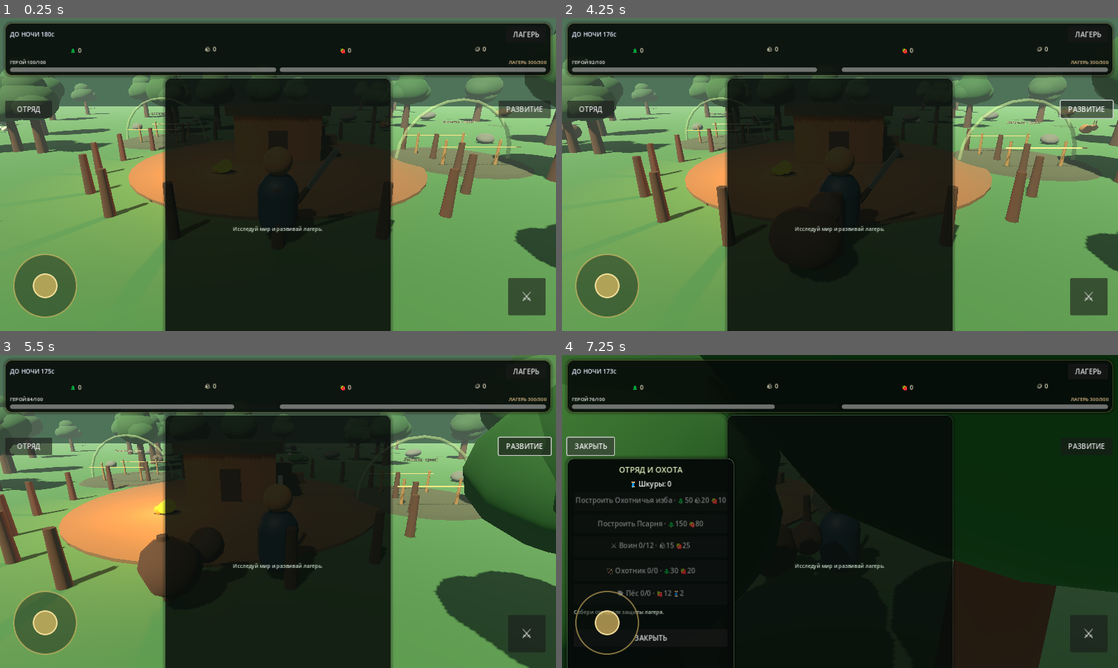
Above: before the commit, frames 1-4 (two rows, left to right).
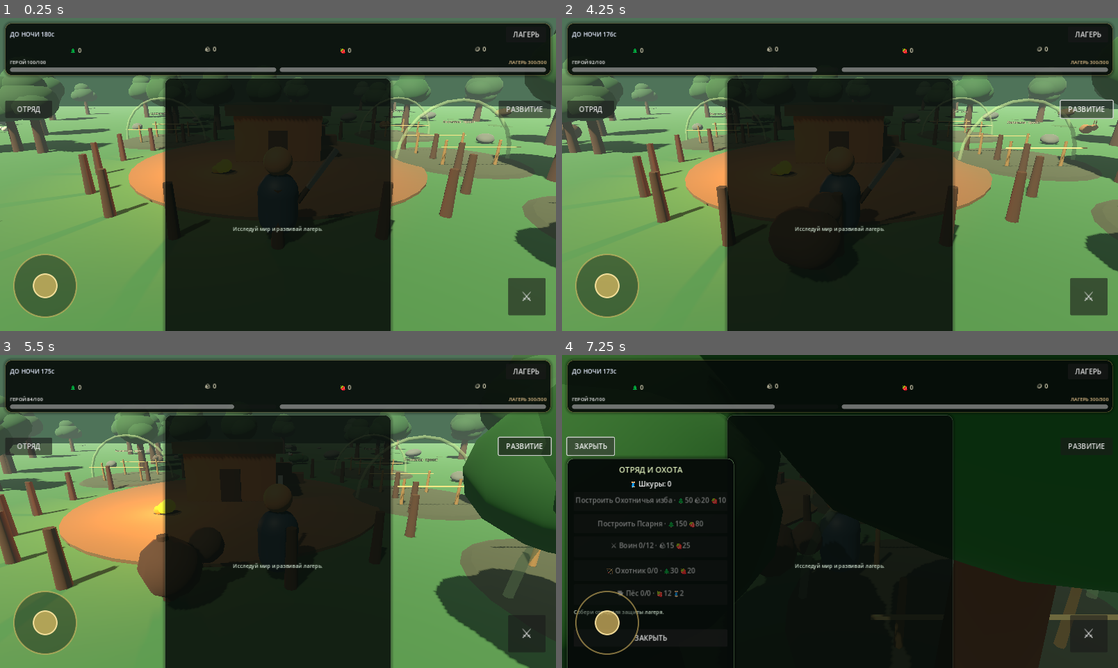
Above: after the commit, the same moments.

Repository: uniafing-ship-it/my-camp-game
Game: Godot game, scene res://scenes/Main.tscn
Same seed, same stepped clock (60 frames per second), same inputs: the game is played once before the commit and once after it.
Inputs (mouse positions are in pixels of both pictures, inside the frame that each line leads up to):
- Up to frame 1 (0.25 s): no input
- Up to frame 2 (4.25 s): click "ЛАГЕРЬ" at 0.5 s; click "ЗАКРЫТЬ" at 1.25 s; click "⚔" at 2 s; click "РАЗВИТИЕ" at 2.75 s; tap Enter at 3.5 s; drag from (606, 287) to (895, 105) at 3.52 s
- Up to frame 3 (5.5 s): drag from (166, 527) to (250, 574) at 4.27 s; move the mouse to (333, 442) at 5.02 s; hold D from 5.03 s (still down); hold Shift from 5.03 s (still down)
- Up to frame 4 (7.25 s): release D at 5.75 s; release Shift at 5.75 s; drag from (812, 574) to (673, 464) at 5.77 s; click "ОТРЯД" at 6.5 s

The runs differ from the first frame. In frame 1, 0.8% of the frame differs, in the area x 70-100%, y 25-68%; in frame 2, 0.7%; in frame 3, 1.8%, in the area x 63-100%, y 26-74%; in frame 4, 0.6%.

Commit message:
Render Stage 7 camp buildings safely

Diff:
--- a/godot/scripts/settlement_world.gd
+++ b/godot/scripts/settlement_world.gd
@@ -6,6 +6,8 @@
 	"lumber_camp": Vector3(8.2, 0.0, 0.0),
 	"quarry": Vector3(-7.5, 0.0, -5.5),
 	"fishing_hut": Vector3(-8.8, 0.0, 8.4),
+	"hunting_lodge": Vector3(8.8, 0.0, 7.4),
+	"kennel": Vector3(8.8, 0.0, -7.8),
 }
 
 var _settlement_manager = null
@@ -34,12 +36,16 @@
 		_rebuild_building(str(building_id), int(_settlement_manager.get_building_level(str(building_id))))
 
 func _on_building_changed(building_id: String, level: int) -> void:
+	if not BUILDING_POSITIONS.has(building_id):
+		return
 	_rebuild_building(building_id, level)
 
 func _on_worker_recruited(worker_id: int) -> void:
 	_spawn_worker(worker_id)
 
 func _rebuild_building(building_id: String, level: int) -> void:
+	if not BUILDING_POSITIONS.has(building_id):
+		return
 	if _building_nodes.has(building_id):
 		var old_node = _building_nodes[building_id]
 		if is_instance_valid(old_node):
@@ -57,6 +63,8 @@
 			"lumber_camp": _build_lumber_camp(root, level)
 			"quarry": _build_quarry(root, level)
 			"fishing_hut": _build_fishing_hut(root, level)
+			"hunting_lodge": _build_hunting_lodge(root, level)
+			"kennel": _build_kennel(root, level)
 	_build_label(root, building_id, level)
 
 func _build_foundation(root: Node3D, building_id: String, level: int) -> void:
@@ -178,9 +186,64 @@
 	lantern.omni_range = 4.0
 	root.add_child(lantern)
 
+func _build_hunting_lodge(root: Node3D, level: int) -> void:
+	var floor := _box(Vector3(3.8, 0.18, 3.0), Vector3(0.0, 0.2, 0.0), Color(0.30, 0.19, 0.09))
+	root.add_child(floor)
+	var cabin := _box(Vector3(2.8, 1.55, 2.1), Vector3(-0.15, 1.0, -0.2), Color(0.39, 0.25, 0.12))
+	root.add_child(cabin)
+	var roof := _box(Vector3(3.2, 0.24, 2.5), Vector3(-0.15, 1.88, -0.2), Color(0.16, 0.14, 0.10))
+	roof.rotation_degrees.z = -7.0
+	root.add_child(roof)
+	for x in [-1.35, 1.35]:
+		var rack := _box(Vector3(0.12, 1.5, 0.12), Vector3(x, 0.82, 1.0), Color(0.30, 0.18, 0.08))
+		root.add_child(rack)
+	var beam := _box(Vector3(2.8, 0.12, 0.12), Vector3(0.0, 1.45, 1.0), Color(0.30, 0.18, 0.08))
+	root.add_child(beam)
+	var hide := _box(Vector3(1.15, 0.06, 0.85), Vector3(0.0, 1.0, 1.06), Color(0.46, 0.30, 0.17))
+	hide.rotation_degrees.x = 90.0
+	root.add_child(hide)
+	var lantern := OmniLight3D.new()
+	lantern.position = Vector3(0.9, 1.45, 0.9)
+	lantern.light_color = Color(1.0, 0.57, 0.26)
+	lantern.light_energy = 0.9 + float(level) * 0.15
+	lantern.omni_range = 3.8
+	root.add_child(lantern)
+
+func _build_kennel(root: Node3D, level: int) -> void:
+	var yard := _box(Vector3(3.9, 0.14, 3.1), Vector3(0.0, 0.18, 0.0), Color(0.27, 0.22, 0.14))
+	root.add_child(yard)
+	var hut := _box(Vector3(1.75, 1.15, 1.65), Vector3(-0.65, 0.78, -0.35), Color(0.39, 0.25, 0.12))
+	root.add_child(hut)
+	var roof := _box(Vector3(2.05, 0.20, 1.95), Vector3(-0.65, 1.45, -0.35), Color(0.15, 0.13, 0.10))
+	roof.rotation_degrees.z = 8.0
+	root.add_child(roof)
+	for x in [-1.65, 1.65]:
+		for z in [-1.2, 1.2]:
+			var post := _box(Vector3(0.10, 1.05, 0.10), Vector3(x, 0.58, z), Color(0.33, 0.21, 0.10))
+			root.add_child(post)
+	for z in [-1.2, 1.2]:
+		var rail := _box(Vector3(3.4, 0.09, 0.09), Vector3(0.0, 0.82, z), Color(0.33, 0.21, 0.10))
+		root.add_child(rail)
+	var bowl := MeshInstance3D.new()
+	var bowl_mesh := CylinderMesh.new()
+	bowl_mesh.top_radius = 0.42
+	bowl_mesh.bottom_radius = 0.31
+	bowl_mesh.height = 0.16
+	bowl_mesh.radial_segments = 14
+	bowl.mesh = bowl_mesh
+	bowl.position = Vector3(0.85, 0.23, 0.55)
+	bowl.material_override = _material(Color(0.30, 0.32, 0.31), 0.6)
+	root.add_child(bowl)
+
 func _build_label(root: Node3D, building_id: String, level: int) -> void:
 	var label := Label3D.new()
-	var names := {"lumber_camp": "Лесопилка", "quarry": "Каменоломня", "fishing_hut": "Рыбацкая хижина"}
+	var names := {
+		"lumber_camp": "Лесопилка",
+		"quarry": "Каменоломня",
+		"fishing_hut": "Рыбацкая хижина",
+		"hunting_lodge": "Охотничья изба",
+		"kennel": "Псарня",
+	}
 	label.text = "%s · %s" % [str(names.get(building_id, building_id)), "проект" if level <= 0 else "ур.%d" % level]
 	label.position = Vector3(0.0, 2.9 if level > 0 else 1.8, 0.0)
 	label.font_size = 30
